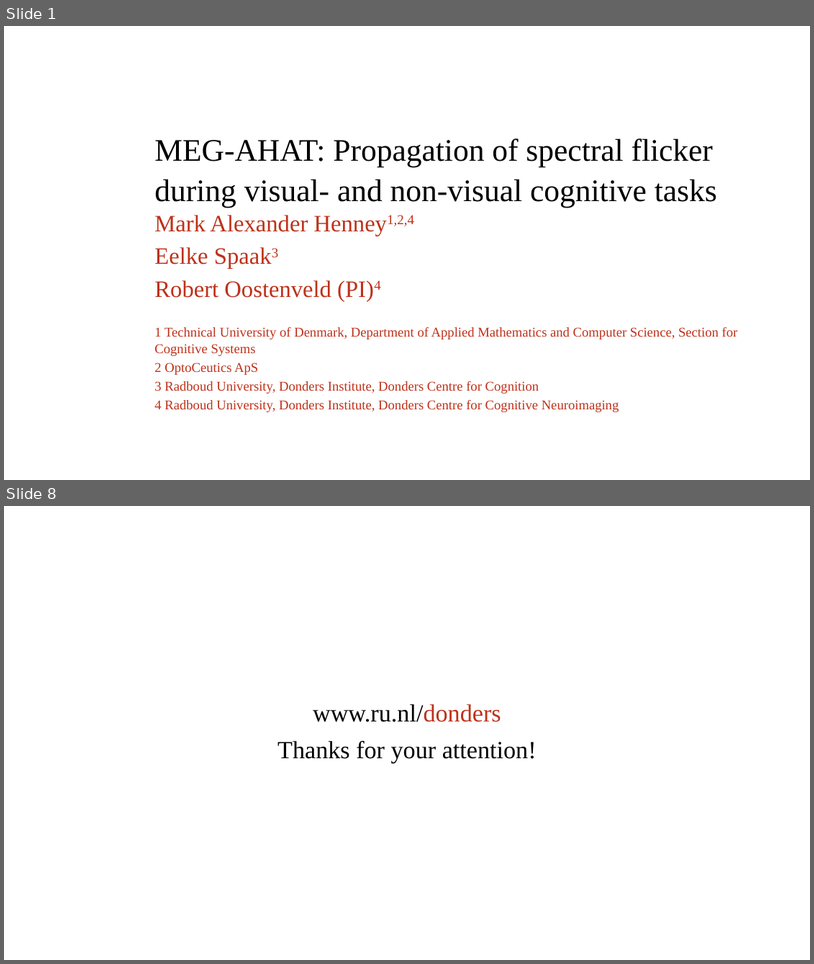
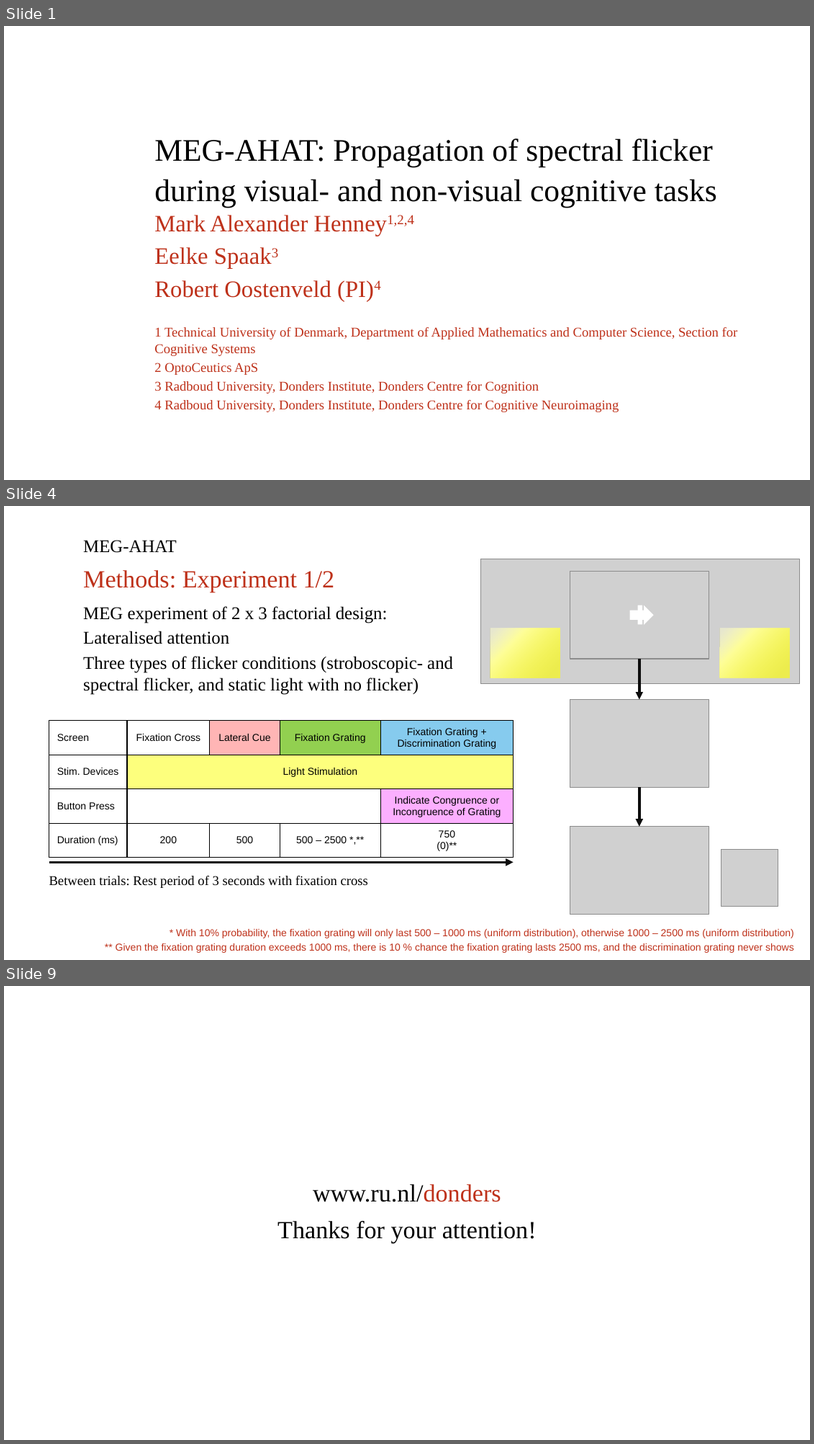
Before and after one commit to henneysq/meg-ahat, a slide deck: protocol/Invisible-Flicker_aka_MEG-AHAT_project_PPM.pptx. Shown one above the other, each under a label of ours: slides 1 and 8 before the commit, slides 1, 4 and 9 after it; the slides between them are not shown. The pictures are 814x964 and 814x1444 pixels, drawn with LibreOffice and Linux fonts; fonts in the diff are those of the drawing; grey boxes stand for pictures; background and template pictures are left out. Boxes give left, top, right and bottom in pixels: in the first picture for what was removed or moved away, otherwise in the second. Text is boxed around its words. In the diff, an @@ line names an element or a change of style, - is before the commit and + after.

```diff
--- a/protocol/Invisible-Flicker_aka_MEG-AHAT_project_PPM.pptx
+++ b/protocol/Invisible-Flicker_aka_MEG-AHAT_project_PPM.pptx
@@ slide 4 added at (4,506,810,960), background picture (left out) @@
@@ title added at (83,540,177,553), 16 pt, text #000000 @@
+MEG-AHAT
@@ text added at (83,570,335,592), 22 pt, text #BE311A @@
+Methods: Experiment 1/2
@@ picture added at (481,559,800,683) @@
@@ picture added at (570,572,710,659) @@
@@ text added at (83,606,453,695), 16 pt, text #000000 @@
+MEG experiment of 2 x 3 factorial design:
+Lateralised attention
+Three types of flicker conditions (stroboscopic- and spectral flicker, and static light with no flicker)
@@ right arrow added at (630,605,653,625), fill #FFFFFF @@
@@ plus added at (630,605,650,625), fill #FFFFFF @@
@@ rectangle added at (490,628,560,678), fill gradient #FFFF00 to #FFFF99 to #FFFFCC @@
@@ rectangle added at (720,628,790,678), fill gradient #FFFF00 to #FFFF99 to #FFFFCC @@
@@ arrow added from (640, 659) to (640, 700), #0D0D0D 2.25 pt @@
@@ picture added at (570,700,710,788) @@
@@ table added at (49,721,514,857), 4 rows, 6 columns @@
+Screen | Fixation Cross | Lateral Cue | Fixation Grating |  | Fixation Grating + / Discrimination Grating
+Stim. Devices | Light Stimulation |  |  |  | 
+Button Press |  |  |  |  | Indicate Congruence or Incongruence of Grating
+Duration (ms) | 200 | 500 | 500 – 2500 *,** |  | 750 / (0)**
@@ arrow added from (640, 788) to (640, 826), #0D0D0D 2.25 pt @@
@@ picture added at (570,826,710,914) @@
@@ picture added at (722,849,779,906) @@
@@ arrow added from (49, 862) to (514, 862), #0D0D0D 2.25 pt @@
@@ text added at (49,875,368,888), 12 pt, text #000000 @@
+Between trials: Rest period of 3 seconds with fixation cross
@@ text added at (116,929,795,952), 9 pt, text #BE311A @@
+* With 10% probability, the fixation grating will only last 500 – 1000 ms (uniform distribution), otherwise 1000 – 2500 ms (uniform distribution)
+** Given the fixation grating duration exceeds 1000 ms, there is 10 % chance the fixation grating lasts 2500 ms, and the discrimination grating never shows
@@ what was slide 8 is now slide 9 @@
```
Also in this commit, not shown: 4 slides changed, 2 other slides added, 2 slides removed.
